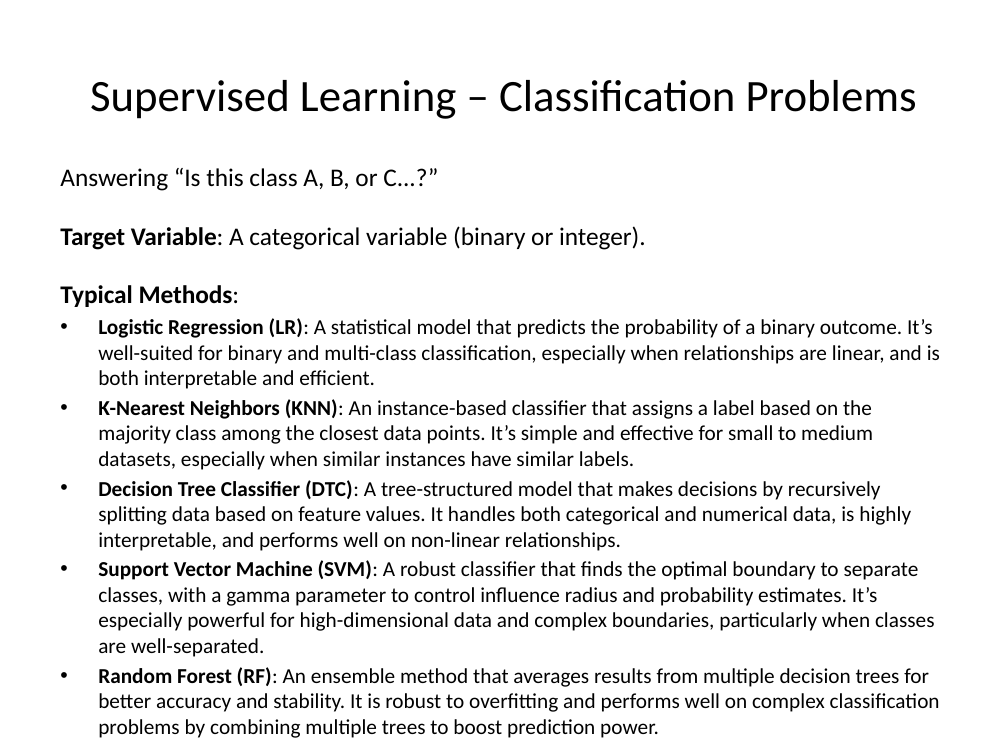
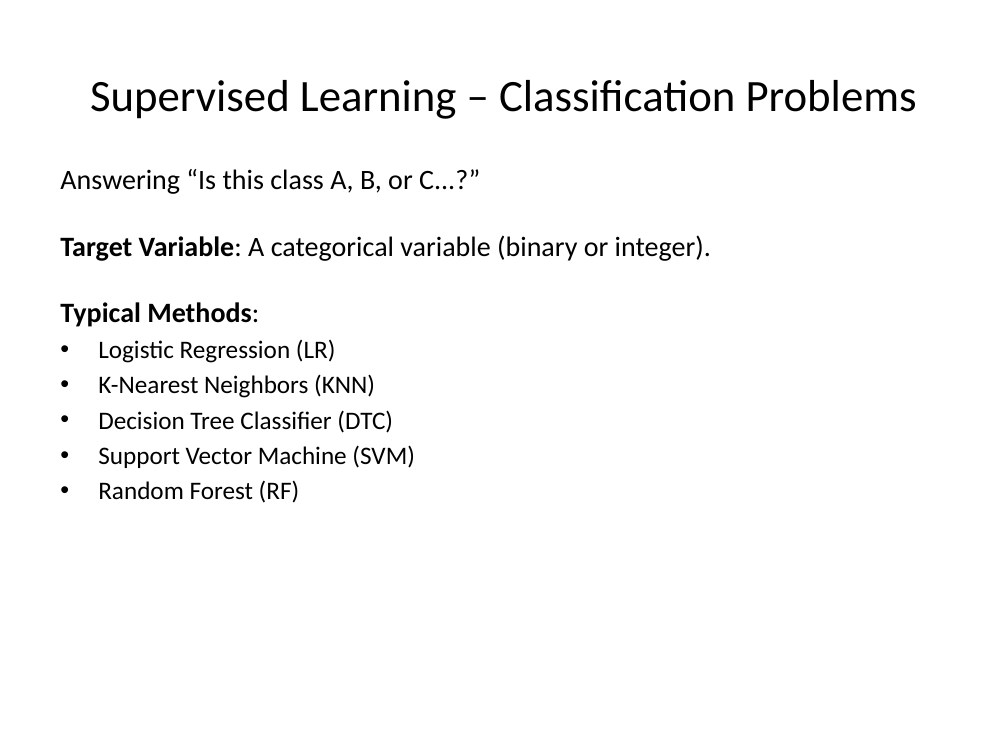
Before and after one commit to sraorao/ML_DL_intro_python_HT2025, a slide deck: slide 7 of Session_1_ML_DL_intro_python_MT2024.pptx. Drawn at 1008x756 pixels with LibreOffice and Linux fonts; fonts in the diff are those of the drawing. Boxes give left, top, right and bottom in pixels: in the first picture for what was removed or moved away, otherwise in the second. Text is boxed around its words. In the diff, an @@ line names an element or a change of style, - is before the commit and + after.

```diff
--- a/Session_1_ML_DL_intro_python_MT2024.pptx
+++ b/Session_1_ML_DL_intro_python_MT2024.pptx
@@ text at <box>60,169,711,327</box>: size 18.1 to 20 pt in "Answering “Is this class A, B, or ...", "Target Variable: A categorical variable (binary or ...", "Typical Methods:" @@
@@ text at <box>98,340,414,503</box>: text changed; size 15.2 to 18 pt @@
-• Logistic Regression (LR): A statistical model that predicts the probability of a binary outcome. It’s well-suited for binary and multi-class classification, especially when relationships are linear, and is both interpretable and efficient.
-• K-Nearest Neighbors (KNN): An instance-based classifier that assigns a label based on the majority class among the closest data points. It’s simple and effective for small to medium datasets, especially when similar instances have similar labels.
-• Decision Tree Classifier (DTC): A tree-structured model that makes decisions by recursively splitting data based on feature values. It handles both categorical and numerical data, is highly interpretable, and performs well on non-linear relationships.
-• Support Vector Machine (SVM): A robust classifier that finds the optimal boundary to separate classes, with a gamma parameter to control influence radius and probability estimates. It’s especially powerful for high-dimensional data and complex boundaries, particularly when classes are well-separated.
-• Random Forest (RF): An ensemble method that averages results from multiple decision trees for better accuracy and stability. It is robust to overfitting and performs well on complex classification problems by combining multiple trees to boost prediction power.
+• Logistic Regression (LR)
+• K-Nearest Neighbors (KNN)
+• Decision Tree Classifier (DTC)
+• Support Vector Machine (SVM)
+• Random Forest (RF)
```
Also in this commit, not shown: 7 other slides changed, 12 slides added.
